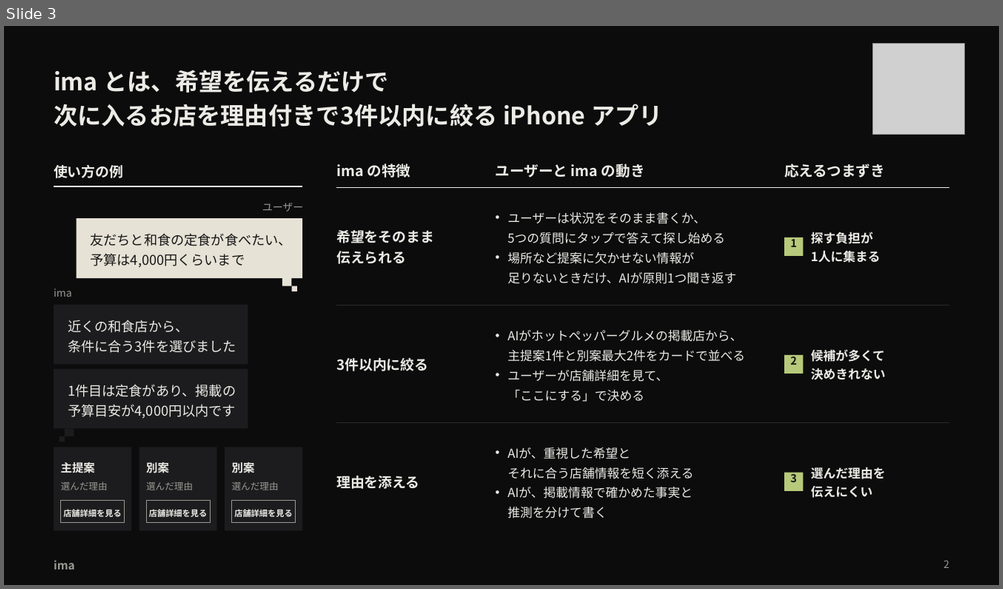
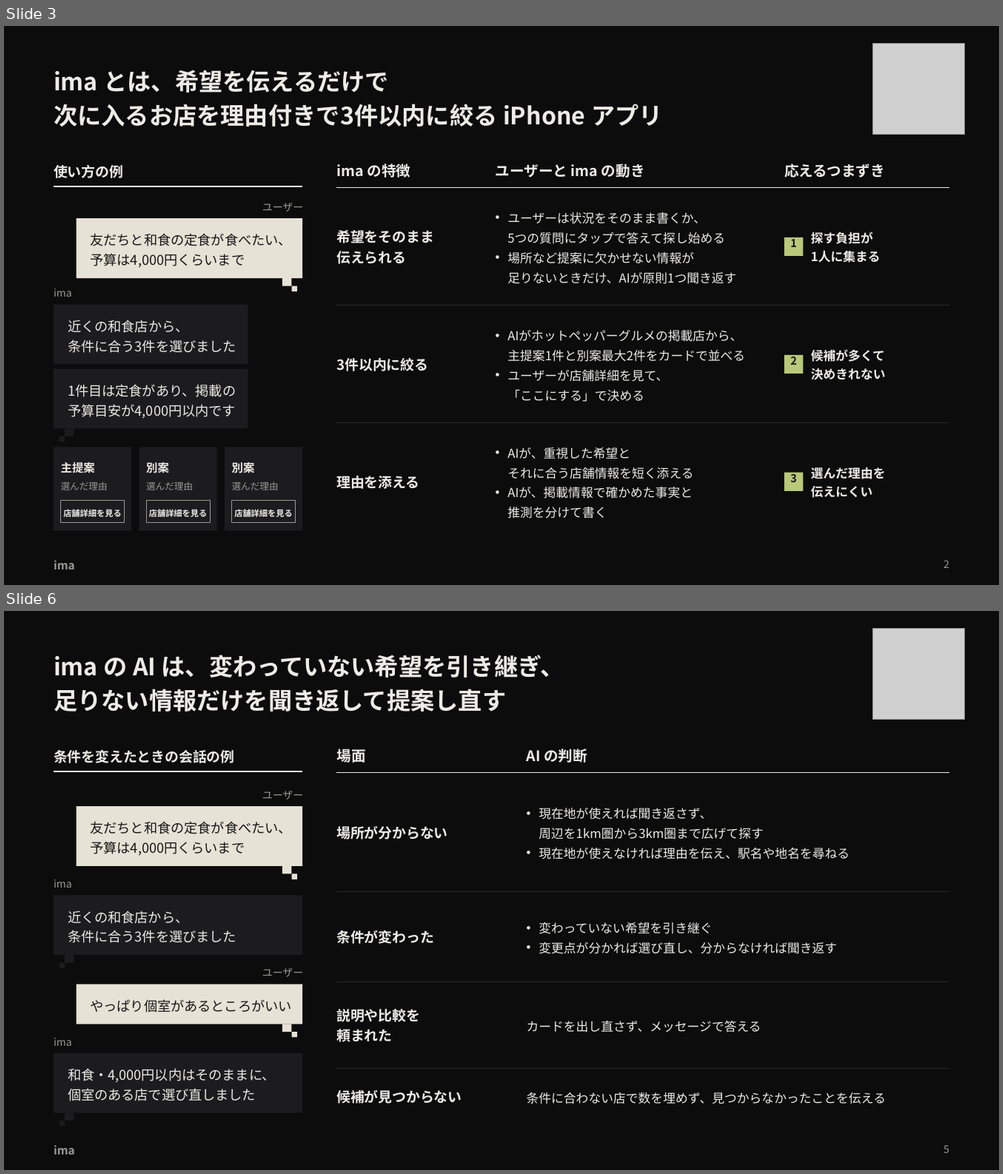
Before and after one commit to takapom/ima-app, a slide deck: docs/pitch/ima-pitch.pptx. Shown one above the other, each under a label of ours: slide 3 before the commit, slides 3 and 6 after it; the slides between them are not shown. The pictures are 1003x589 and 1003x1174 pixels, drawn with LibreOffice and Linux fonts; fonts in the diff are those of the drawing; grey boxes stand for pictures. Boxes give left, top, right and bottom in pixels: in the first picture for what was removed or moved away, otherwise in the second. Text is boxed around its words. In the diff, an @@ line names an element or a change of style, - is before the commit and + after.

```diff
--- a/docs/pitch/ima-pitch.pptx
+++ b/docs/pitch/ima-pitch.pptx
@@ slide 6 added at (4,611,999,1170), background #0C0C0D @@
@@ picture added at (874,628,965,720) @@
@@ text added at (54,655,564,712), 23 pt, text #ECEBE6, bold @@
+ima の AI は、変わっていない希望を引き継ぎ、
+足りない情報だけを聞き返して提案し直す
@@ table added at (337,738,949,1126), 5 rows, 2 columns @@
+場面 | AI の判断
+場所が分からない | 現在地が使えれば聞き返さず、 周辺を1km圏から3km圏まで広げて探す / 現在地が使えなければ理由を伝え、駅名や地名を尋ねる
+条件が変わった | 変わっていない希望を引き継ぐ / 変更点が分かれば選び直し、分からなければ聞き返す
+説明や比較を / 頼まれた | カードを出し直さず、メッセージで答える
+候補が見つからない | 条件に合わない店で数を埋めず、見つからなかったことを伝える
@@ text added at (54,750,234,763), 13.5 pt, text #ECEBE6, bold @@
+条件を変えたときの会話の例
@@ line added from (54, 772) to (302, 772), #ECEBE6 1.5 pt @@
@@ rectangle added at (77,806,302,866), fill #E7E2D6 @@
@@ text added at (262,791,304,800), 10 pt, text #9A9993 @@
+ユーザー
@@ text added at (91,821,292,856), 13 pt, text #161616 @@
+友だちと和食の定食が食べたい、
+予算は4,000円くらいまで
@@ rectangle added at (282,866,291,874), fill #E7E2D6 @@
@@ rectangle added at (291,874,296,880), fill #E7E2D6 @@
@@ text added at (54,880,72,888), 10 pt, text #9A9993 @@
+ima
@@ rectangle added at (54,895,302,955), fill #1C1C1E @@
@@ text added at (68,911,236,943), 13 pt, text #ECEBE6 @@
+近くの和食店から、
+条件に合う3件を選びました
@@ rectangle added at (60,963,65,968), fill #1C1C1E @@
@@ rectangle added at (65,955,74,963), fill #1C1C1E @@
@@ rectangle added at (77,985,302,1025), fill #E7E2D6 @@
@@ text added at (262,968,304,977), 10 pt, text #9A9993 @@
+ユーザー
@@ text added at (91,999,292,1013), 13 pt, text #161616 @@
+やっぱり個室があるところがいい
@@ rectangle added at (282,1025,291,1032), fill #E7E2D6 @@
@@ text added at (54,1038,72,1046), 10 pt, text #9A9993 @@
+ima
@@ rectangle added at (54,1054,302,1113), fill #1C1C1E @@
@@ rectangle added at (291,1033,296,1038), fill #E7E2D6 @@
@@ text added at (68,1068,276,1102), 13 pt, text #ECEBE6 @@
+和食・4,000円以内はそのままに、
+個室のある店で選び直しました
@@ rectangle added at (65,1113,74,1121), fill #1C1C1E @@
@@ rectangle added at (60,1122,65,1127), fill #1C1C1E @@
@@ text added at (54,1145,75,1155), 11 pt, text #9A9993, bold @@
+ima
@@ text added at (943,1146,949,1153), 10 pt, text #9A9993 @@
+5
```
Also in this commit, not shown: 3 other slides added, 8 other files.
